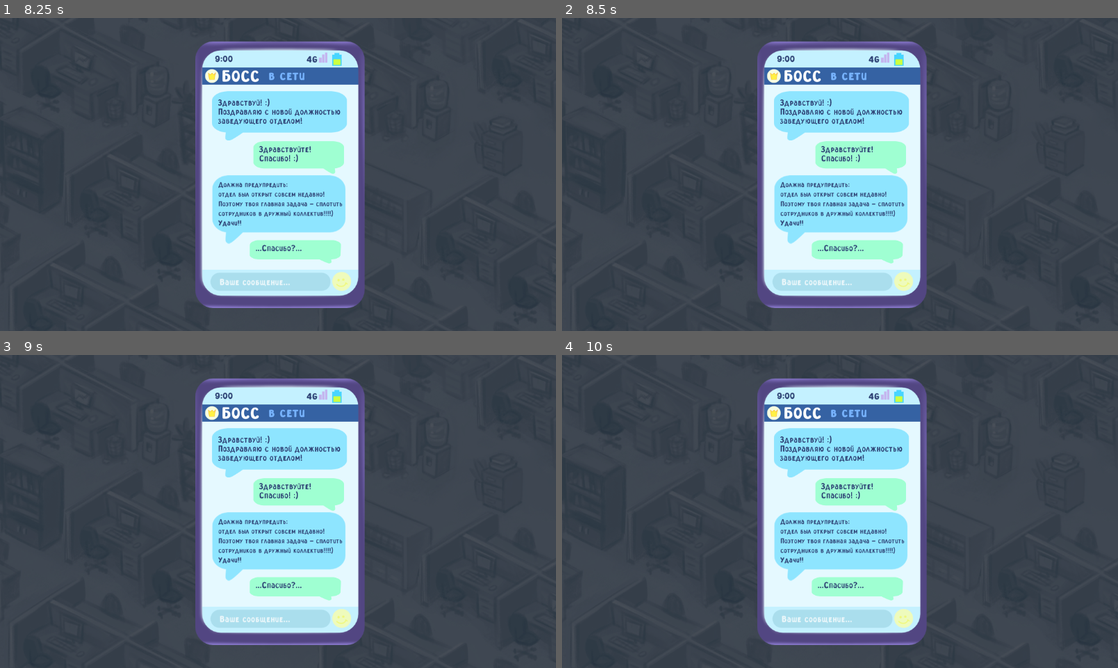
Above: before the commit, frames 1-4 (two rows, left to right).
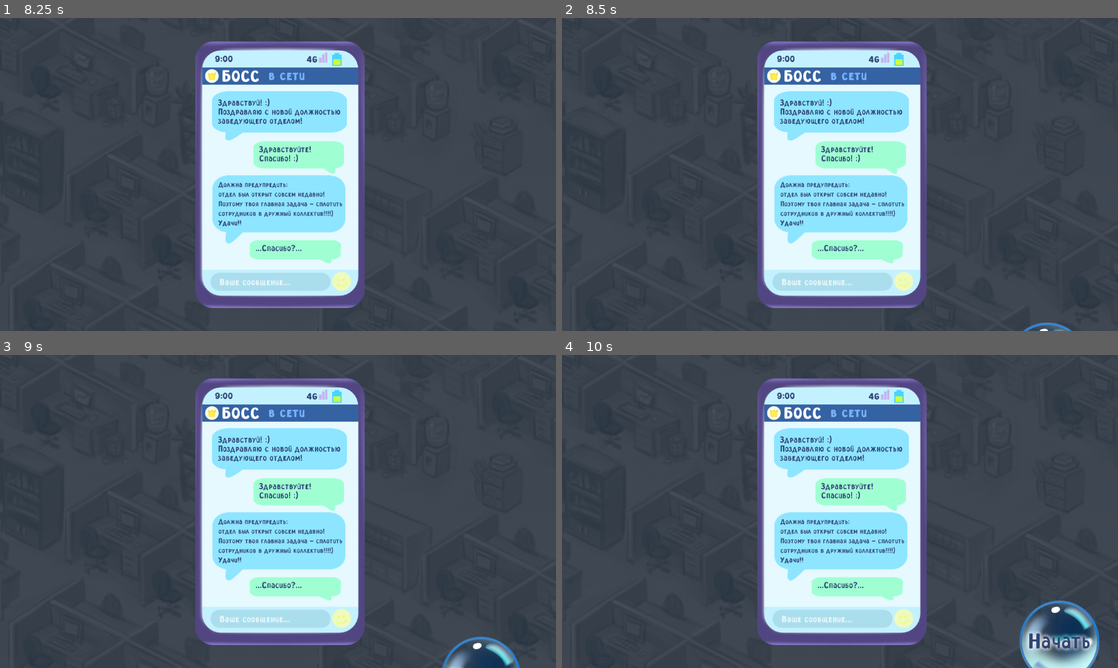
Above: after the commit, the same moments.

Repository: Andru7428/Teambuilding
Game: Godot game, scene res://main.tscn
Two runs of this game, one before a commit and one after it. Both use one fixed random seed, a clock stepped at 60 frames per second and the inputs below.
Inputs (mouse positions are in pixels of both pictures, inside the frame that each line leads up to):
- Up to frame 1 (8.25 s): tap Enter at 0.5, 3.5, 5 s; move the mouse to (400, 158) at 0.52 s; press the mouse at (400, 158) at 0.53 s; move the mouse to (166, 190) at 1.27 s; release the mouse at (166, 190) at 1.28 s; click (166, 190) at 1.35 s; move the mouse to (333, 105) at 2.02 s; press the mouse at (333, 105) at 2.03 s; tap Space at 2.75, 4.25, 5.75 s; move the mouse to (250, 237) at 2.77 s; release the mouse at (250, 237) at 2.78 s; click (250, 237) at 2.85 s; move the mouse to (444, 221) at 3.52 s; press the mouse at (444, 221) at 3.53 s; move the mouse to (111, 127) at 4.27 s; release the mouse at (111, 127) at 4.28 s; click (111, 127) at 4.35 s; move the mouse to (305, 174) at 5.02 s; press the mouse at (305, 174) at 5.03 s; move the mouse to (194, 96) at 5.77 s; release the mouse at (194, 96) at 5.78 s; click (194, 96) at 5.85 s; move the mouse to (400, 158) at 6.52 s; press the mouse at (400, 158) at 6.53 s; move the mouse to (166, 190) at 7.27 s; release the mouse at (166, 190) at 7.28 s; click (166, 190) at 7.35 s; move the mouse to (333, 105) at 8.02 s; press the mouse at (333, 105) at 8.03 s
- Up to frame 2 (8.5 s): no input
- Up to frame 3 (9 s): move the mouse to (250, 574) at 8.77 s; release the mouse at (250, 574) at 8.78 s; click (250, 574) at 8.85 s
- Up to frame 4 (10 s): move the mouse to (1006, 558) at 9.52 s; press the mouse at (1006, 558) at 9.53 s

Frame 1 is identical in both runs. In frame 2, 0.1% of the frame differs, in the area x 82-92%, y 97-100%; in frame 3, 0.9%; in frame 4, 2.4%, in the area x 82-97%, y 78-100%.

Commit message:
Интро всё

Diff:
--- a/main.gd
+++ b/main.gd
@@ -41,11 +41,6 @@
 				current_state = States.DRAGGING
 				$StartDragging.play()
 
-		if current_state == States.WAITING_CLICK:
-			$Intro.hide()
-			await get_tree().create_timer(1).timeout
-			new_stage(stages[current_stage])
-			current_state = States.BASE
 
 	if event.is_action_released("left_mouse"):
 		if current_state == States.CONNECTING:
@@ -128,3 +123,15 @@
 func _on_animation_player_animation_finished(anim_name: StringName) -> void:
 	if anim_name == "intro":
 		current_state = States.WAITING_CLICK
+
+	if anim_name == "close_intro":
+		$Intro.hide()
+		new_stage(stages[current_stage])
+		current_state = States.BASE
+
+
+func _on_start_button_pressed() -> void:
+	%AnimationPlayer.play("close_intro")
+	$PopSound.play()
+	%StartButton.disabled = true
+	%AnimatedSprite2D.play("pressed")
--- a/main.tscn
+++ b/main.tscn
@@ -15,10 +15,17 @@
 [ext_resource type="Texture2D" uid="uid://c6yl3ds5rcwb3" path="res://assets/UI/сообщение_2(1).png" id="13_28ad4"]
 [ext_resource type="Texture2D" uid="uid://2psu4tt4ekb4" path="res://assets/UI/сообщение_3(1).png" id="14_dw8lf"]
 [ext_resource type="Texture2D" uid="uid://b2jbwtdsyg8oe" path="res://assets/UI/сообщение_4(1).png" id="15_y1v3b"]
+[ext_resource type="Texture2D" uid="uid://b6pll2jkgnu5a" path="res://assets/UI/кнопка_начать(1).png" id="17_1mcha"]
+[ext_resource type="Texture2D" uid="uid://b0h3n82bsml3k" path="res://assets/UI/кнопка_начать(2).png" id="18_xfdhc"]
+[ext_resource type="Texture2D" uid="uid://djaytw2f43aij" path="res://assets/UI/кнопка_начать(3).png" id="19_ego6v"]
+[ext_resource type="Texture2D" uid="uid://b6a5xhj4j0dk5" path="res://assets/UI/кнопка_начать(4).png" id="20_b4kka"]
 [ext_resource type="AudioStream" uid="uid://djj3k3t4erli3" path="res://assets/SFX/uvedomlenija.ogg.mp3" id="20_hethd"]
 [ext_resource type="AudioStream" uid="uid://cexdtiai8ynb" path="res://assets/SFX/objedinenie.ogg.mp3" id="20_wld1q"]
+[ext_resource type="Texture2D" uid="uid://cmjlkqhubika6" path="res://assets/UI/кнопка_начать(5).png" id="21_6dhbe"]
 [ext_resource type="AudioStream" uid="uid://buxina0ib1f4h" path="res://assets/music/fon.ogg.mp3" id="21_8l1br"]
+[ext_resource type="Texture2D" uid="uid://0n6o0mbmlaak" path="res://assets/UI/кнопка_начать(6).png" id="22_02pmj"]
 [ext_resource type="AudioStream" uid="uid://nxwl15ewrs83" path="res://assets/music/zwukofisa.ogg.mp3" id="22_os0j2"]
+[ext_resource type="AudioStream" uid="uid://byanaqei4w3ol" path="res://assets/SFX/puzirlopnul.ogg.mp3" id="26_gkc0s"]
 
 [sub_resource type="Animation" id="Animation_c6we4"]
 length = 0.001
@@ -79,10 +86,107 @@
 "update": 1,
 "values": [false]
 }
+tracks/5/type = "value"
+tracks/5/imported = false
+tracks/5/enabled = true
+tracks/5/path = NodePath("ColorRect:color")
+tracks/5/interp = 1
+tracks/5/loop_wrap = true
+tracks/5/keys = {
+"times": PackedFloat32Array(0),
+"transitions": PackedFloat32Array(1),
+"update": 0,
+"values": [Color(0, 0, 0, 0.639216)]
+}
+tracks/6/type = "value"
+tracks/6/imported = false
+tracks/6/enabled = true
+tracks/6/path = NodePath("StartButton:position")
+tracks/6/interp = 1
+tracks/6/loop_wrap = true
+tracks/6/keys = {
+"times": PackedFloat32Array(0),
+"transitions": PackedFloat32Array(1),
+"update": 0,
+"values": [Vector2(869, 659)]
+}
+tracks/7/type = "value"
+tracks/7/imported = false
+tracks/7/enabled = true
+tracks/7/path = NodePath("%StartButton:disabled")
+tracks/7/interp = 1
+tracks/7/loop_wrap = true
+tracks/7/keys = {
+"times": PackedFloat32Array(0),
+"transitions": PackedFloat32Array(1),
+"update": 1,
+"values": [true]
+}
+tracks/8/type = "value"
+tracks/8/imported = false
+tracks/8/enabled = true
+tracks/8/path = NodePath("Phone/Message2:visible")
+tracks/8/interp = 1
+tracks/8/loop_wrap = true
+tracks/8/keys = {
+"times": PackedFloat32Array(0),
+"transitions": PackedFloat32Array(1),
+"update": 1,
+"values": [false]
+}
+
+[sub_resource type="Animation" id="Animation_ipc65"]
+resource_name = "close_intro"
+length = 2.0
+tracks/0/type = "bezier"
+tracks/0/imported = false
+tracks/0/enabled = true
+tracks/0/path = NodePath("Phone:position:x")
+tracks/0/interp = 1
+tracks/0/loop_wrap = true
+tracks/0/keys = {
+"handle_modes": PackedInt32Array(0, 0),
+"points": PackedFloat32Array(579, -0.25, 0, 0.25, 0, 1176, -0.25, 0, 0.25, 0),
+"times": PackedFloat32Array(0, 0.933333)
+}
+tracks/1/type = "bezier"
+tracks/1/imported = false
+tracks/1/enabled = true
+tracks/1/path = NodePath("Phone:position:y")
+tracks/1/interp = 1
+tracks/1/loop_wrap = true
+tracks/1/keys = {
+"handle_modes": PackedInt32Array(0, 0),
+"points": PackedFloat32Array(323, -0.25, 0, 0.25, 0, 848, -0.25, 0, 0.25, 0),
+"times": PackedFloat32Array(0, 0.933333)
+}
+tracks/2/type = "bezier"
+tracks/2/imported = false
+tracks/2/enabled = true
+tracks/2/path = NodePath("Phone:rotation")
+tracks/2/interp = 1
+tracks/2/loop_wrap = true
+tracks/2/keys = {
+"handle_modes": PackedInt32Array(0, 0),
+"points": PackedFloat32Array(0, -0.25, 0, 0.25, 0, 1.57079, -0.25, 0, 0.25, 0),
+"times": PackedFloat32Array(0, 0.933333)
+}
+tracks/3/type = "value"
+tracks/3/imported = false
+tracks/3/enabled = true
+tracks/3/path = NodePath("ColorRect:color")
+tracks/3/interp = 1
+tracks/3/loop_wrap = true
+tracks/3/keys = {
+"times": PackedFloat32Array(0, 0.9, 1.6),
+"transitions": PackedFloat32Array(1, 1, 1),
+"update": 0,
+"values": [Color(0, 0, 0, 0.639216), Color(0, 0, 0, 0.639216), Color(0, 0, 0, 0)]
+}
 
 [sub_resource type="Animation" id="Animation_8osuk"]
 resource_name = "intro"
-length = 10.0
+length = 12.0
 tracks/0/type = "bezier"
 tracks/0/imported = false
 tracks/0/enabled = true
@@ -150,10 +254,10 @@
 tracks/4/interp = 1
 tracks/4/loop_wrap = true
 tracks/4/keys = {
-"times": PackedFloat32Array(3.9),
-"transitions": PackedFloat32Array(1),
-"update": 1,
-"values": [true]
+"times": PackedFloat32Array(0, 3.9),
+"transitions": PackedFloat32Array(1, 1),
+"update": 1,
+"values": [false, true]
 }
 tracks/5/type = "value"
 tracks/5/imported = false
@@ -179,12 +283,68 @@
 "update": 1,
 "values": [false, true]
 }
+tracks/7/type = "value"
+tracks/7/imported = false
+tracks/7/enabled = true
+tracks/7/path = NodePath("StartButton:position")
+tracks/7/interp = 2
+tracks/7/loop_wrap = true
+tracks/7/keys = {
+"times": PackedFloat32Array(8.06667, 8.73333, 9.4, 9.96667, 10.5333),
+"transitions": PackedFloat32Array(1, 1, 1, 1, 1),
+"update": 0,
+"values": [Vector2(869, 659), Vector2(937, 595), Vector2(854, 548), Vector2(942, 503), Vector2(893, 426)]
+}
+tracks/8/type = "value"
+tracks/8/imported = false
+tracks/8/enabled = true
+tracks/8/path = NodePath("%StartButton:disabled")
+tracks/8/interp = 1
+tracks/8/loop_wrap = true
+tracks/8/keys = {
+"times": PackedFloat32Array(0, 9.93333),
+"transitions": PackedFloat32Array(1, 1),
+"update": 1,
+"values": [true, false]
+}
 
 [sub_resource type="AnimationLibrary" id="AnimationLibrary_segve"]
 _data = {
 "RESET": SubResource("Animation_c6we4"),
+"close_intro": SubResource("Animation_ipc65"),
 "intro": SubResource("Animation_8osuk")
 }
+
+[sub_resource type="StyleBoxEmpty" id="StyleBoxEmpty_wygw7"]
+
+[sub_resource type="SpriteFrames" id="SpriteFrames_0vs5q"]
+animations = [{
+"frames": [{
+"duration": 1.0,
+"texture": ExtResource("17_1mcha")
+}, {
+"duration": 1.0,
+"texture": ExtResource("18_xfdhc")
+}, {
+"duration": 1.0,
+"texture": ExtResource("19_ego6v")
+}, {
+"duration": 1.0,
+"texture": ExtResource("20_b4kka")
+}, {
+"duration": 1.0,
+"texture": ExtResource("21_6dhbe")
+}, {
+"duration": 1.0,
+"texture": ExtResource("22_02pmj")
+}, {
+"duration": 1.0,
+"texture": null
+}],
+"loop": false,
+"name": &"pressed",
+"speed": 15.0
+}]
 
 [node name="Main" type="Node"]
 script = ExtResource("1_7v5kq")
@@ -199,7 +359,6 @@
 metadata/_edit_lock_ = true
 
 [node name="Intro" type="CanvasLayer" parent="."]
-visible = false
 
 [node name="ColorRect" type="ColorRect" parent="Intro"]
 anchors_preset = 15
@@ -239,6 +398,33 @@
 "": SubResource("AnimationLibrary_segve")
 }
 
+[node name="StartButton" type="Button" parent="Intro"]
+unique_name_in_owner = true
+offset_left = 869.0
+offset_top = 659.0
+offset_right = 1040.0
+offset_bottom = 835.0
+focus_mode = 0
+theme_override_styles/focus = SubResource("StyleBoxEmpty_wygw7")
+theme_override_styles/disabled_mirrored = SubResource("StyleBoxEmpty_wygw7")
+theme_override_styles/disabled = SubResource("StyleBoxEmpty_wygw7")
+theme_override_styles/hover_pressed_mirrored = SubResource("StyleBoxEmpty_wygw7")
+theme_override_styles/hover_pressed = SubResource("StyleBoxEmpty_wygw7")
+theme_override_styles/hover_mirrored = SubResource("StyleBoxEmpty_wygw7")
+theme_override_styles/hover = SubResource("StyleBoxEmpty_wygw7")
+theme_override_styles/pressed_mirrored = SubResource("StyleBoxEmpty_wygw7")
+theme_override_styles/pressed = SubResource("StyleBoxEmpty_wygw7")
+theme_override_styles/normal_mirrored = SubResource("StyleBoxEmpty_wygw7")
+theme_override_styles/normal = SubResource("StyleBoxEmpty_wygw7")
+disabled = true
+metadata/_edit_group_ = true
+
+[node name="AnimatedSprite2D" type="AnimatedSprite2D" parent="Intro/StartButton"]
+unique_name_in_owner = true
+position = Vector2(89, 91)
+sprite_frames = SubResource("SpriteFrames_0vs5q")
+animation = &"pressed"
+
 [node name="StartDragging" type="AudioStreamPlayer2D" parent="."]
 stream = ExtResource("20_wld1q")
 volume_db = -5.0
@@ -255,4 +441,9 @@
 
 [node name="Notification" type="AudioStreamPlayer2D" parent="."]
 
+[node name="PopSound" type="AudioStreamPlayer2D" parent="."]
+stream = ExtResource("26_gkc0s")
+volume_db = -10.0
+
 [connection signal="animation_finished" from="Intro/AnimationPlayer" to="." method="_on_animation_player_animation_finished"]
+[connection signal="pressed" from="Intro/StartButton" to="." method="_on_start_button_pressed"]
Not shown: 1 places in main.tscn that only renumber resources
